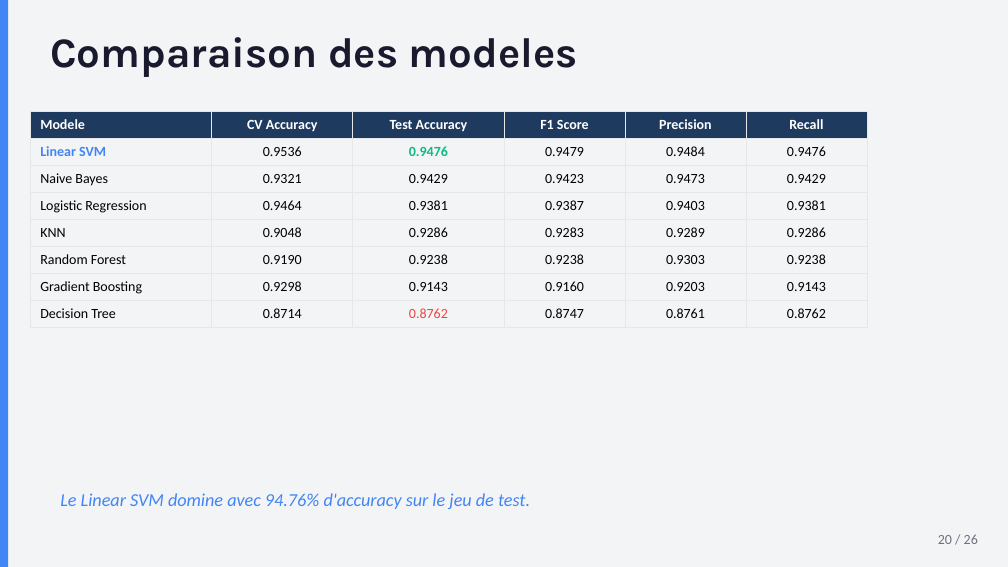
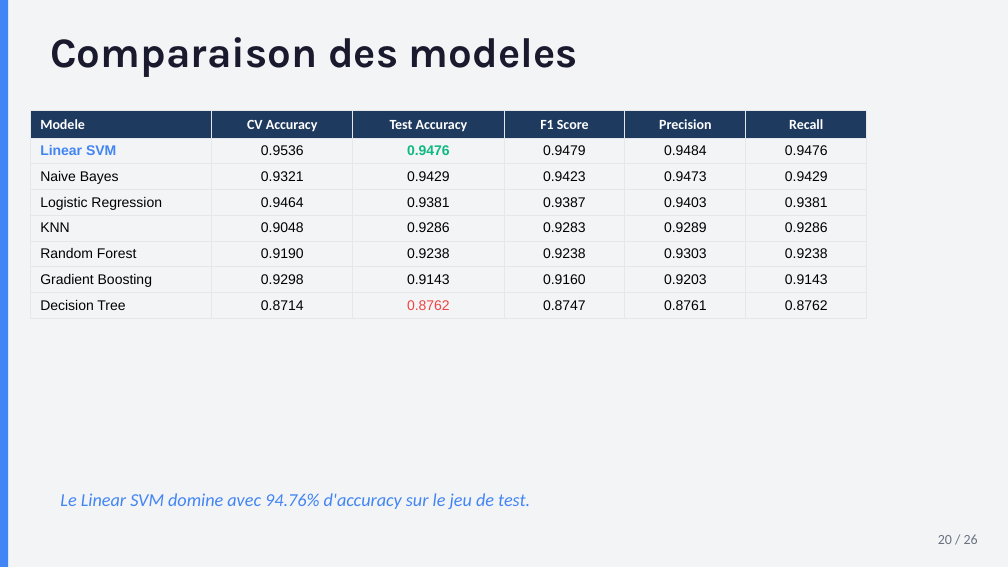
Before and after one commit to firminApp/projet_ml_dit_classification_des_bien, a slide deck: slide 20 of presentation_Groupe4_clf04.pptx. Drawn at 1008x567 pixels with LibreOffice and Linux fonts; fonts in the diff are those of the drawing. Boxes give left, top, right and bottom in pixels: in the first picture for what was removed or moved away, otherwise in the second. Text is boxed around its words. In the diff, an @@ line names an element or a change of style, - is before the commit and + after.

```diff
--- a/presentation_Groupe4_clf04.pptx
+++ b/presentation_Groupe4_clf04.pptx
@@ table at box(30, 111, 867, 442) @@
@@ font Calibri to Arial in "Linear SVM", "0.9536", "0.9476", "0.9479" and 38 more places @@
@@ borders changed @@
```
Also in this commit, not shown: 5 other slides changed.
